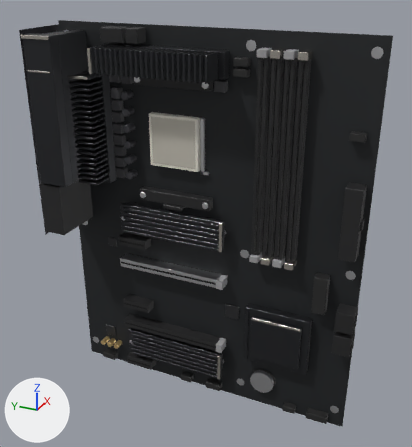
Before and after pictures for a commit that changed the Blender file Assets/Models/Blend/MB_AM4_ATX01.blend.
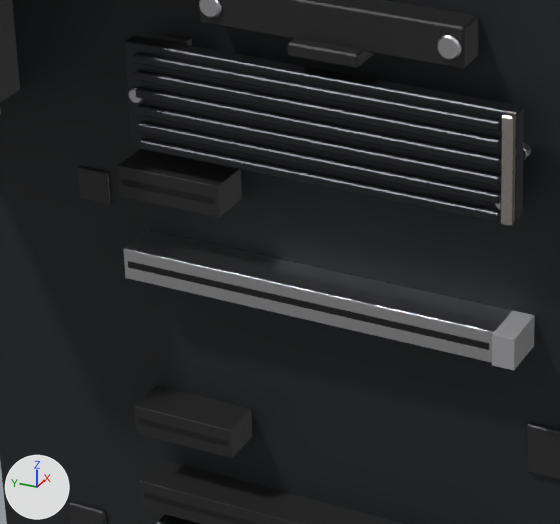
Each version appears first whole from a camera (50 mm lens) standing at (-0.372, -0.289, 0.04) and looking at (-0.012, -0.127, -0.14), and next in a close-up on the part from 21% to 57% of the width and 43% to 74% of the height. Arrows for +X, +Y and +Z are at lower left; the lights stay in place. The last two pictures show the newer version.

In view in the first close-up: 'Board_Components', 'CPU_Retention', 'M2_0_Heatsink', 'PCB', 'PCIe_0_x1', 'PCIe_1_x16', 'PCIe_3_x1', 'PCIe_4_x16', 'Rear_IO' and 2 more.
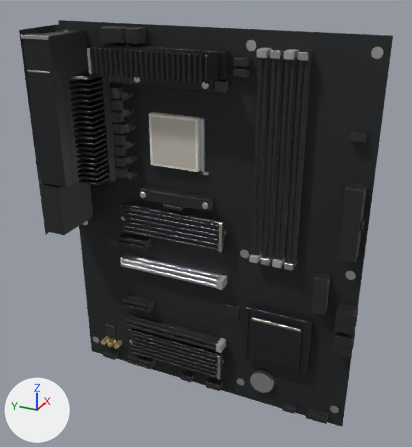
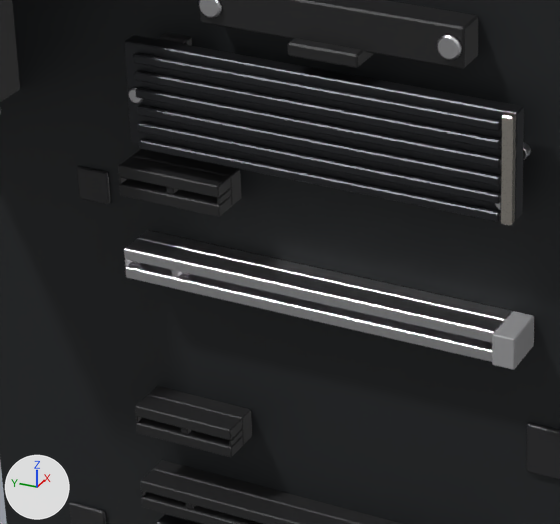
Boxes [x1, y1, x2, y2] around the edits, measured in the close-ups (560 x 524 px; the box of a moved part takes in the faces that stretch with it):
'PCIe_1_x16', reshaped: before [123, 230, 535, 370]; after [124, 230, 534, 370]
part 1 of me_pcie_1_x16, added: after [171, 270, 183, 277]
part 2 of me_pcie_1_x16, moved or reshaped: before [128, 261, 489, 350]; after [124, 235, 512, 362]

The change, as a list of edits to the scene's bpy script:
```text
Change me_pcie_1_x16:
    used by ob_pcie_1_x16; parent = ob_board; location = (0.0, 0.0, 0.0)
    remove me_pcie_1_x16.from_pydata(...)  # 24 vertices, 18 faces; spans x -0.0125..-0.0016, y -0.141..-0.047, z -0.1951..-0.1877
    add me_pcie_1_x16.from_pydata(...)  # 56 vertices, 42 faces; spans x -0.0125..-0.0016, y -0.141..-0.047, z -0.1951..-0.1877
    me_pcie_1_x16 part 1: a new loose piece, a box spanning x -0.011..-0.006, y -0.0605..-0.0587, z -0.1923..-0.1905, in mat_mb_metal (light grey #dadadd)
    me_pcie_1_x16 part 2: 8 vertices removed from x -0.0116..-0.0115, y -0.135..-0.048, z -0.1922..-0.1906; 16 vertices added at x -0.0115..-0.006, y -0.136..-0.047, z -0.1951..-0.1877
    other edits to the shape of me_pcie_1_x16 do not show in these pictures
    remove me_pcie_1_x16.materials.append(mat_mb_opening)  # black #0a0a0a
```
